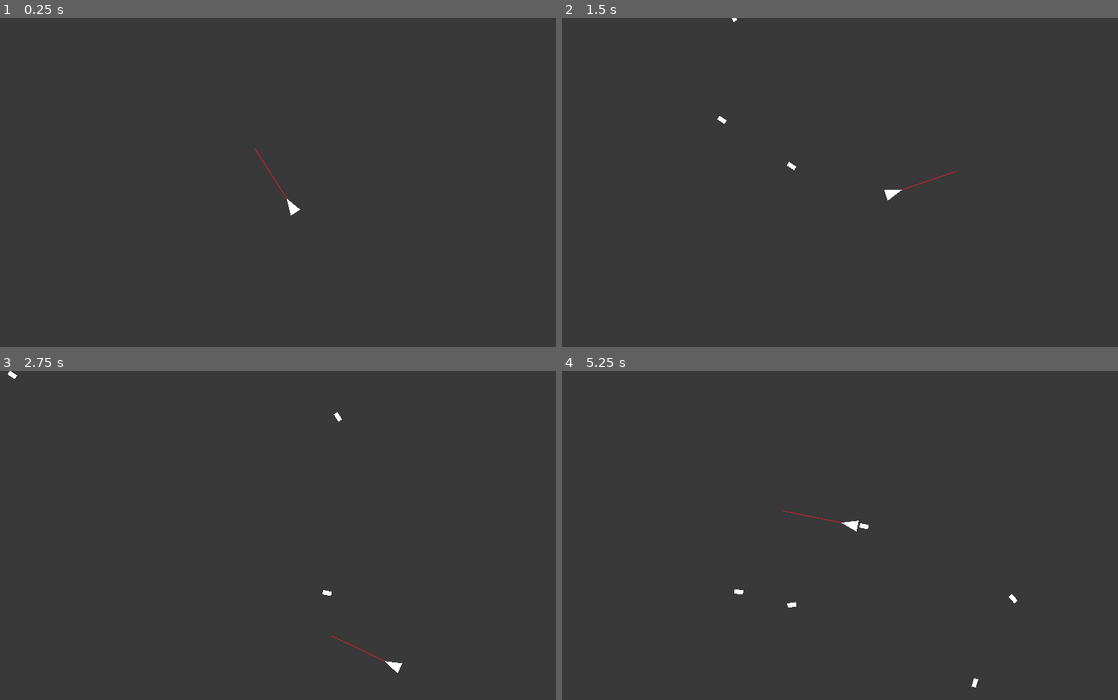
Above: before the commit, frames 1-4 (two rows, left to right).
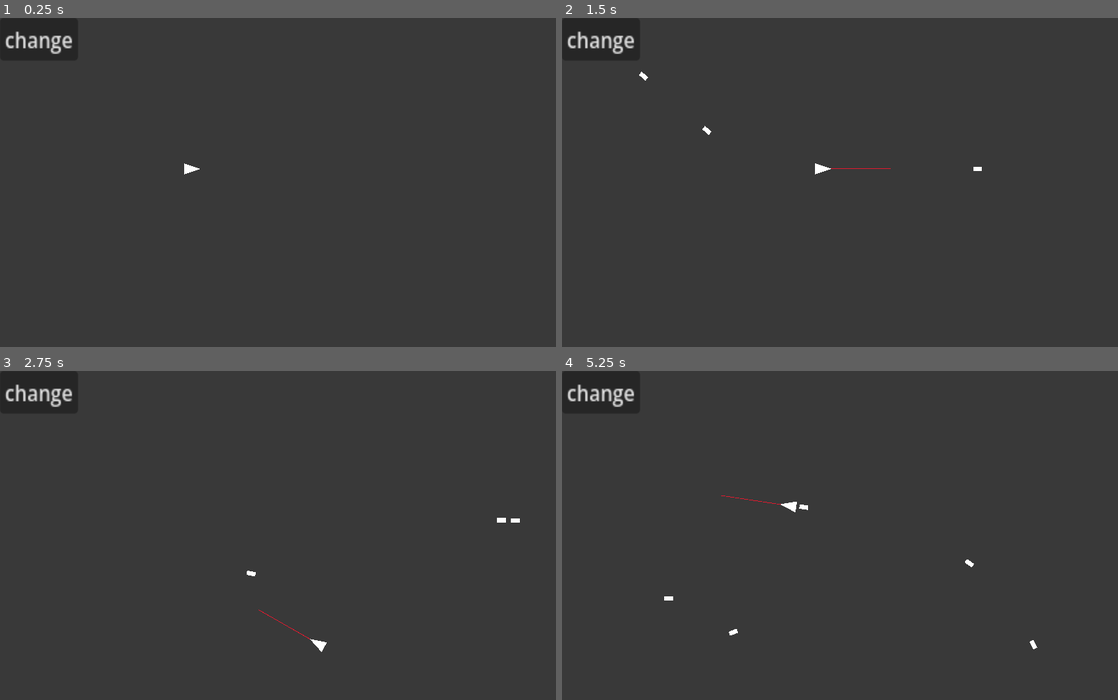
Above: after the commit, the same moments.

Repository: gitcold/terror
Game: Godot game, scene res://Scenes/Game.tscn
Two runs of this game, one before a commit and one after it. Both use one fixed random seed, a clock stepped at 60 frames per second and the inputs below.
Inputs (mouse positions are in pixels of both pictures, inside the frame that each line leads up to):
- Up to frame 1 (0.25 s): no input
- Up to frame 2 (1.5 s): click (600, 37) at 0.5 s, where only the run after the commit has a clickable "change"; move the mouse to (962, 169) at 1.27 s; hold D (right) from 1.28 s (still down); click (962, 169) at 1.42 s
- Up to frame 3 (2.75 s): move the mouse to (166, 555) at 2.02 s; release D (right) at 2.03 s; hold S (down) from 2.03 s (still down); click (166, 555) at 2.17 s
- Up to frame 4 (5.25 s): move the mouse to (895, 463) at 2.77 s; release S (down) at 2.78 s; hold D (right) 2.78-3.53 s; click (895, 463) at 2.92 s; move the mouse to (812, 604) at 3.52 s; hold W (up) 3.53-4.28 s; click (812, 604) at 3.67 s; move the mouse to (1006, 588) at 4.27 s; hold A (left) from 4.28 s (still down); click (1006, 588) at 4.42 s; move the mouse to (673, 489) at 5.02 s; click (673, 489) at 5.17 s

The runs differ from the first frame. In frame 1, 0.4% of the frame differs, in the area x 1-54%, y 4-61%; in frame 2, 0.6%; in frame 3, 0.6%; in frame 4, 0.7%, in the area x 1-86%, y 4-97%.

Commit message:
Last Sync: 2026-07-26 09:26 (Mobile)

Diff:
--- a/Scenes/Game.tscn
+++ b/Scenes/Game.tscn
@@ -15,8 +15,9 @@
 color = Color(0.22267514, 0.22267514, 0.22267514, 1)
 metadata/_edit_lock_ = true
 
-[node name="Player" parent="." unique_id=1493253394 instance=ExtResource("1_iukft")]
-position = Vector2(421, 273)
+[node name="Player" parent="." unique_id=1493253394 node_paths=PackedStringArray("joystick") instance=ExtResource("1_iukft")]
+position = Vector2(273, 217)
+joystick = NodePath("../CanvasLayer/VirtualJoystick")
 
 [node name="Wall" type="Node2D" parent="." unique_id=1472976290]
 metadata/_edit_lock_ = true
@@ -41,3 +42,28 @@
 position = Vector2(800, 240)
 rotation = -1.5707964
 shape = SubResource("WorldBoundaryShape2D_g7b7a")
+
+[node name="CanvasLayer" type="CanvasLayer" parent="." unique_id=1180482799]
+
+[node name="VirtualJoystick" type="VirtualJoystick" parent="CanvasLayer" unique_id=1748659571]
+anchors_preset = 15
+anchor_right = 1.0
+anchor_bottom = 1.0
+grow_horizontal = 2
+grow_vertical = 2
+joystick_mode = 1
+joystick_size = 126.0
+action_left = &"left"
+action_right = &"right"
+action_up = &"up"
+action_down = &"down"
+visibility_mode = 1
+
+[node name="Button" type="Button" parent="CanvasLayer" unique_id=1764983060]
+offset_right = 64.0
+offset_bottom = 31.0
+scale = Vector2(1.7543796, 1.9756879)
+text = "change
+"
+
+[connection signal="pressed" from="CanvasLayer/Button" to="Player" method="_on_move_mode_change"]
--- a/Scripts/Player.gd
+++ b/Scripts/Player.gd
@@ -1,23 +1,40 @@
 extends CharacterBody2D
 
+enum MOVE_MODE {
+	TOUCH,
+	JOYSTICK
+}
+
+@export var move_mode : MOVE_MODE = MOVE_MODE.JOYSTICK
 @export var move_speed : float = 250
-@export var move_speed_log : float = 200
+@export var move_speed_log : float = 75
 @export var bullet_scene : PackedScene
 @export var move_area_r : float = 35
+@export var joystick : VirtualJoystick
+
+func _ready() -> void:
+	match move_mode:
+		MOVE_MODE.TOUCH:
+			joystick.visible = false
+		MOVE_MODE.JOYSTICK:
+			joystick.visible = true
 
 func _physics_process(delta: float) -> void:
 	velocity = Input.get_vector("left", "right", "up", "down") * move_speed
-
-	#朝向鼠标
-	var mouse_pos = get_global_mouse_position()
-	look_at(mouse_pos)
-	if Input.is_mouse_button_pressed(MOUSE_BUTTON_LEFT):
-		var local_mouse_pos = to_local(get_global_mouse_position())
-		var distance = (local_mouse_pos.x ** 2 + local_mouse_pos.y ** 2 )
-		if distance >= (move_area_r ** 2):
-			var theta = rotation
-			velocity += Vector2(cos(theta), sin(theta)) * move_speed_log * (log(distance/5000+2.8) / log(2.8))
-
+	match move_mode:
+		MOVE_MODE.TOUCH:
+			#朝向鼠标
+			var mouse_pos = get_global_mouse_position()
+			look_at(mouse_pos)
+			if Input.is_mouse_button_pressed(MOUSE_BUTTON_LEFT):
+				var local_mouse_pos = to_local(get_global_mouse_position())
+				var distance = (local_mouse_pos.x ** 2 + local_mouse_pos.y ** 2 )
+				if distance >= (move_area_r ** 2):
+					var theta = rotation
+					velocity += Vector2(cos(theta), sin(theta)) * move_speed_log * (log(distance/5000+1.3) / log(1.3))
+					#velocity += Vector2(cos(theta), sin(theta)) * 1 * distance * 0.01
+		MOVE_MODE.JOYSTICK:
+			look_at(position + velocity)
 	move_and_slide()
 
 
@@ -29,3 +46,13 @@
 	bullet_node.direction = bullet_direction
 	bullet_node.rotation = rotation
 	get_tree().current_scene.add_child(bullet_node)
+
+
+func _on_move_mode_change() -> void:
+	match move_mode:
+		MOVE_MODE.TOUCH:
+			move_mode = MOVE_MODE.JOYSTICK
+			joystick.visible = true
+		MOVE_MODE.JOYSTICK:
+			move_mode = MOVE_MODE.TOUCH
+			joystick.visible = false
--- a/Scripts/move_area.gd
+++ /dev/null
@@ -1,17 +0,0 @@
-extends Area2D
-
-
-# Called when the node enters the scene tree for the first time.
-func _ready() -> void:
-	pass # Replace with function body.
-
-
-# Called every frame. 'delta' is the elapsed time since the previous frame.
-func _process(delta: float) -> void:
-	pass
-
-func is_mouse_in_area() -> bool:
-	# 把全局鼠标坐标转成Area2D的局部坐标
-
-	# 用碰撞形状判断点是否在区域内
-	return $CollisionShape2D.shape.collide_with_point(transform, local_mouse_pos)
--- a/project.godot
+++ b/project.godot
@@ -45,6 +45,10 @@
 ]
 }
 
+[input_devices]
+
+pointing/emulate_touch_from_mouse=true
+
 [physics]
 
 3d/physics_engine="Jolt Physics"
Not shown, removed: Scripts/move_area.gd.uid
Not shown, changed: .nomedia
